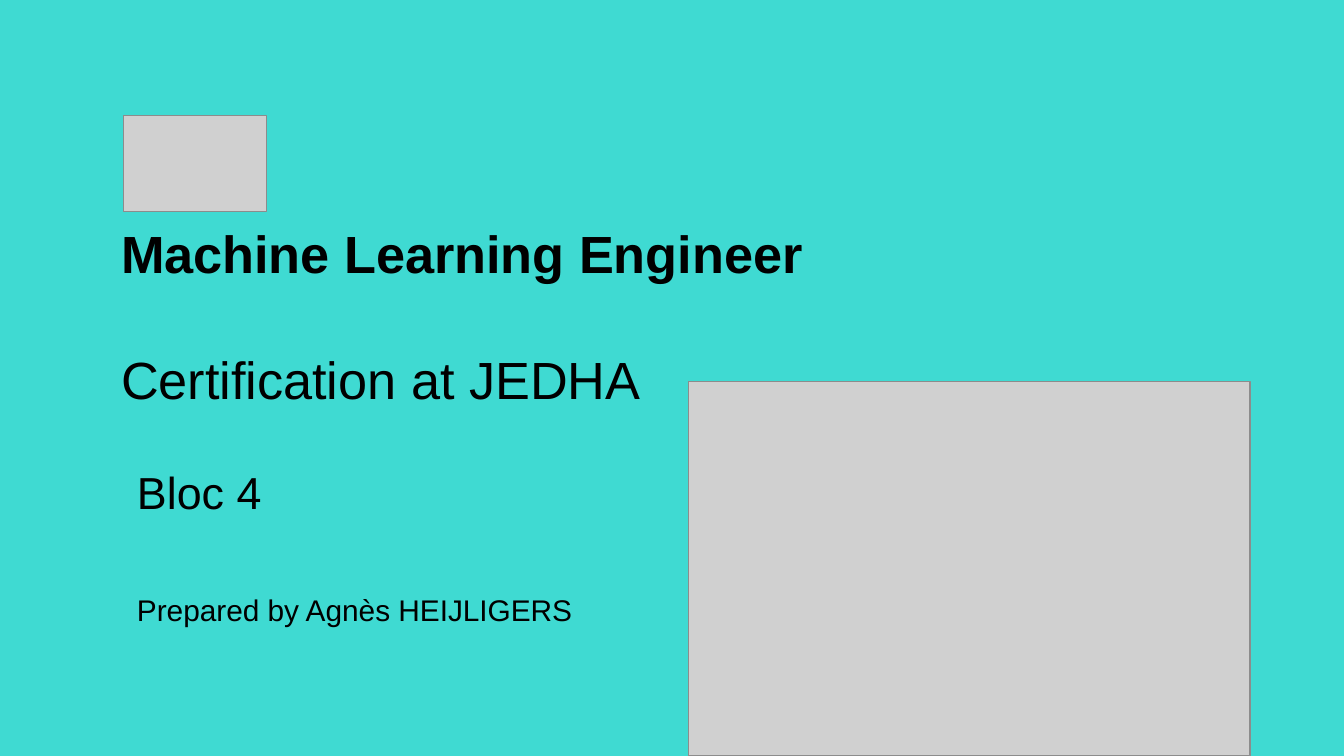
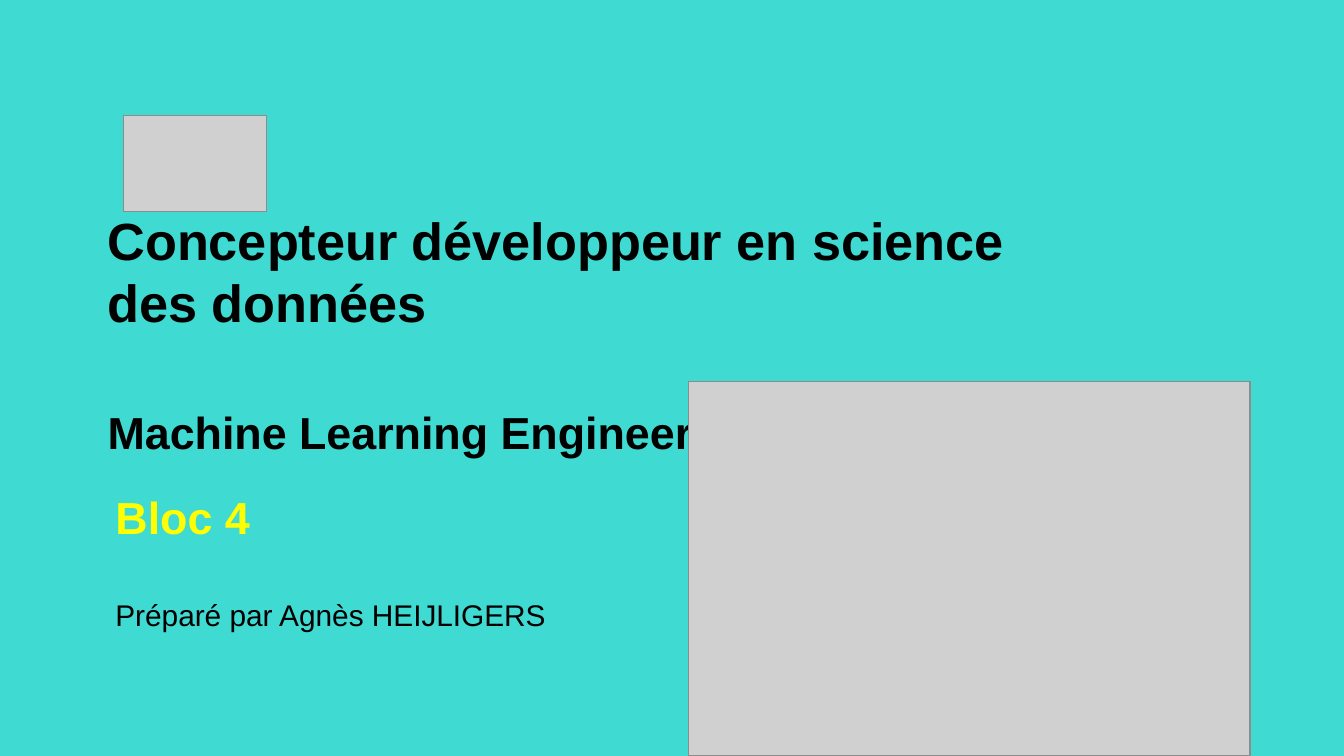
Before and after one commit to AgaHei/Spam-Detector, a slide deck: slide 1 of Project_AT&T_AH.pptx. Drawn at 1344x756 pixels with LibreOffice and Linux fonts; fonts in the diff are those of the drawing; grey boxes stand for pictures. Boxes give left, top, right and bottom in pixels: in the first picture for what was removed or moved away, otherwise in the second. Text is boxed around its words. In the diff, an @@ line names an element or a change of style, - is before the commit and + after.

```diff
--- a/Project_AT&T_AH.pptx
+++ b/Project_AT&T_AH.pptx
@@ title at [108,221,1004,458]: text changed @@
-Machine Learning Engineer
-Certification at JEDHA
+Concepteur développeur en science des données
+Machine Learning Engineer
@@ title "Bloc 4": place and size @@
-title "Bloc 4" at [137,476,262,510]
+title "Bloc 4" at [115,501,250,535]
@@ title "Bloc 4" at [115,501,250,535]: text colour #000000 to #FFFF00, bold on @@
@@ text at [115,604,546,632]: text changed @@
-Prepared by Agnès HEIJLIGERS
+Préparé par Agnès HEIJLIGERS
```
Also in this commit, not shown: 6 other slides changed, 10 slides added, 12 slides removed, 1 other file.
